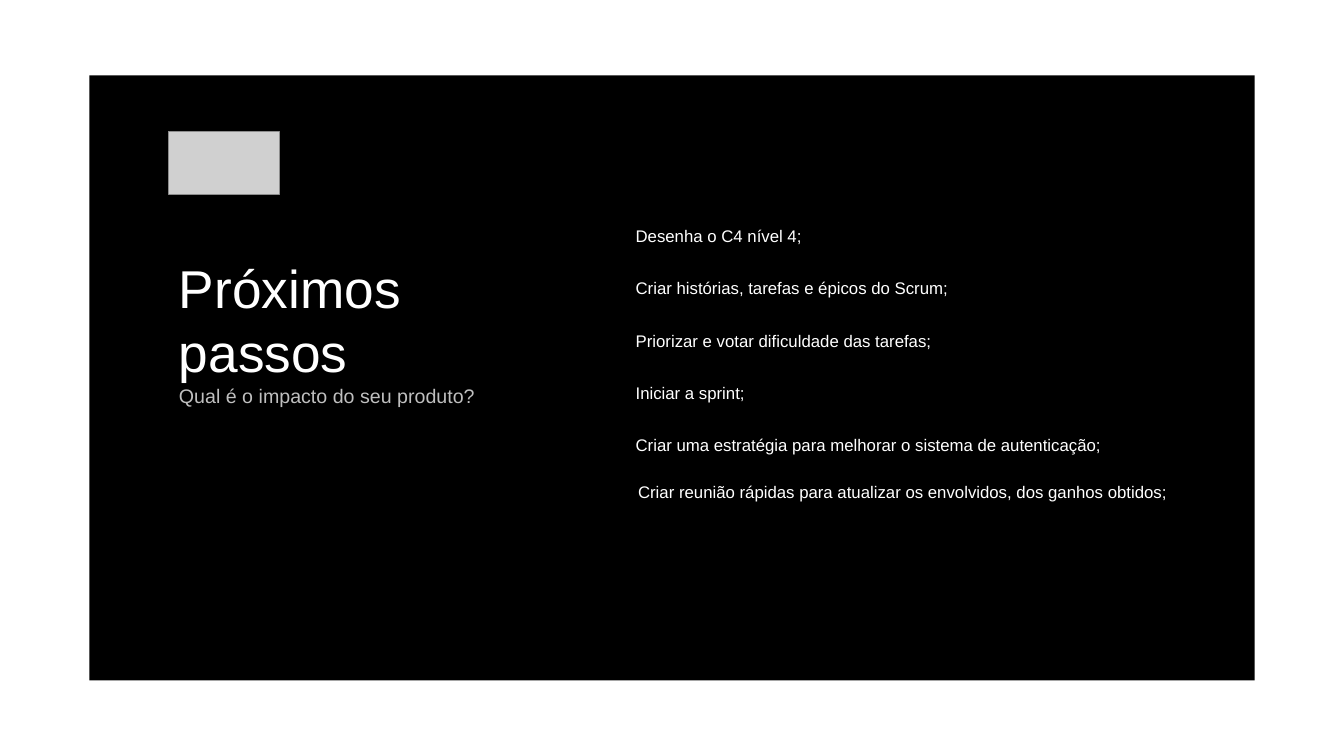
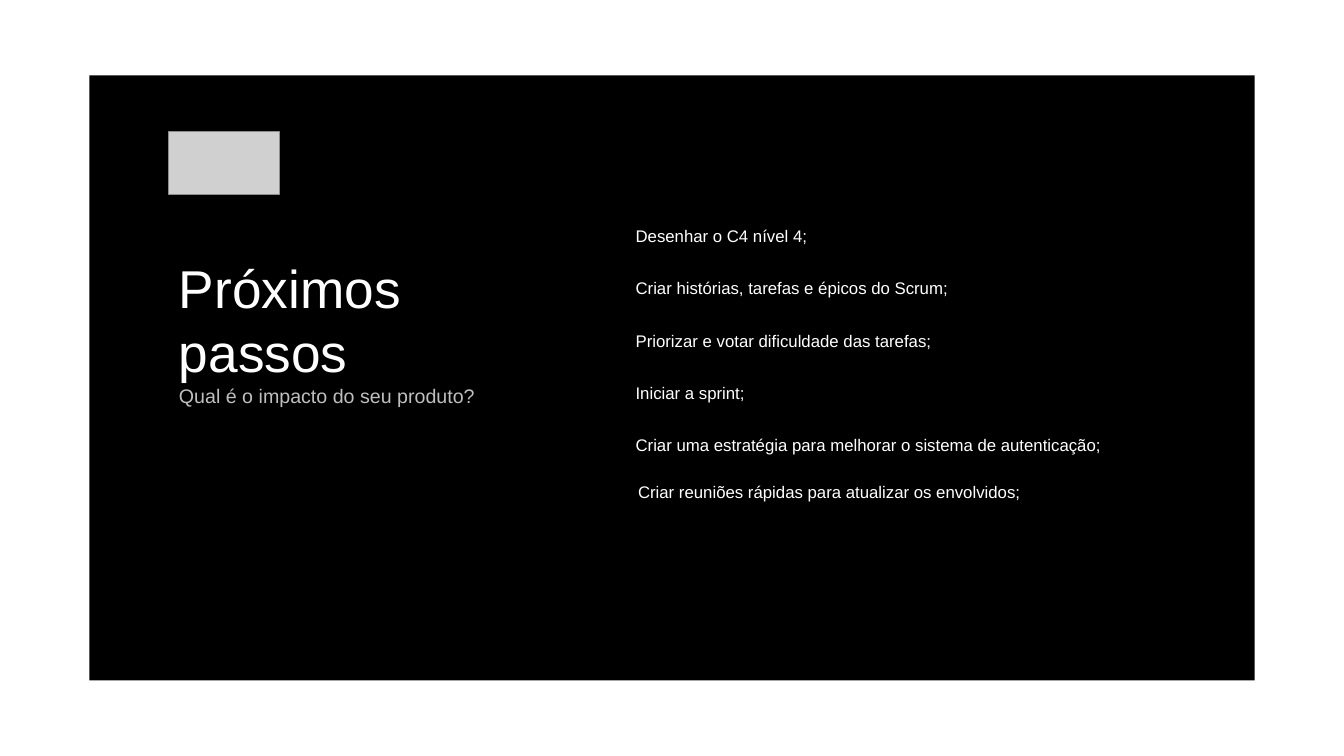
Before and after one commit to matheusfenolio/projeto-aplicado, a slide deck: slide 11 of conclusão/Pitch.pptx. Drawn at 1344x756 pixels with LibreOffice and Linux fonts; fonts in the diff are those of the drawing; grey boxes stand for pictures. Boxes give left, top, right and bottom in pixels: in the first picture for what was removed or moved away, otherwise in the second. Text is boxed around its words. In the diff, an @@ line names an element or a change of style, - is before the commit and + after.

Commit message:
Fixed typos

```diff
--- a/conclusão/Pitch.pptx
+++ b/conclusão/Pitch.pptx
@@ text at (636,229,807,244): text changed @@
-– Desenha o C4 nível 4;
+– Desenhar o C4 nível 4;
@@ text at (638,485,1020,502): text changed @@
-– Criar reunião rápidas para atualizar os envolvidos, dos ganhos obtidos;
+– Criar reuniões rápidas para atualizar os envolvidos;
```
Also in this commit, not shown: 3 other slides changed.
